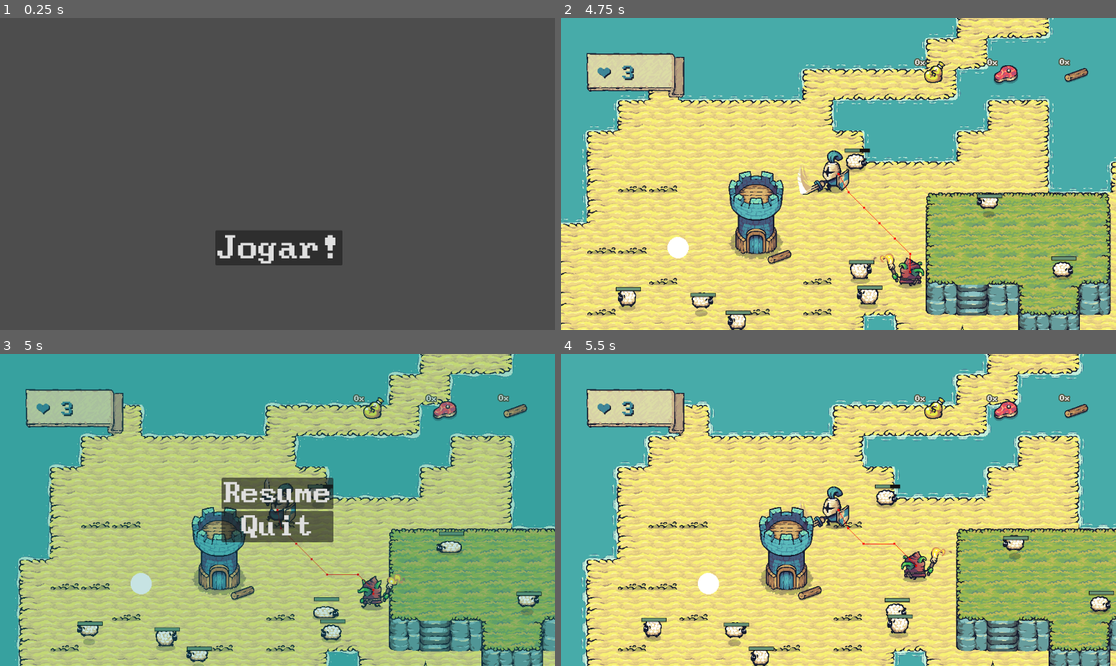
Above: before the commit, frames 1-4 (two rows, left to right).
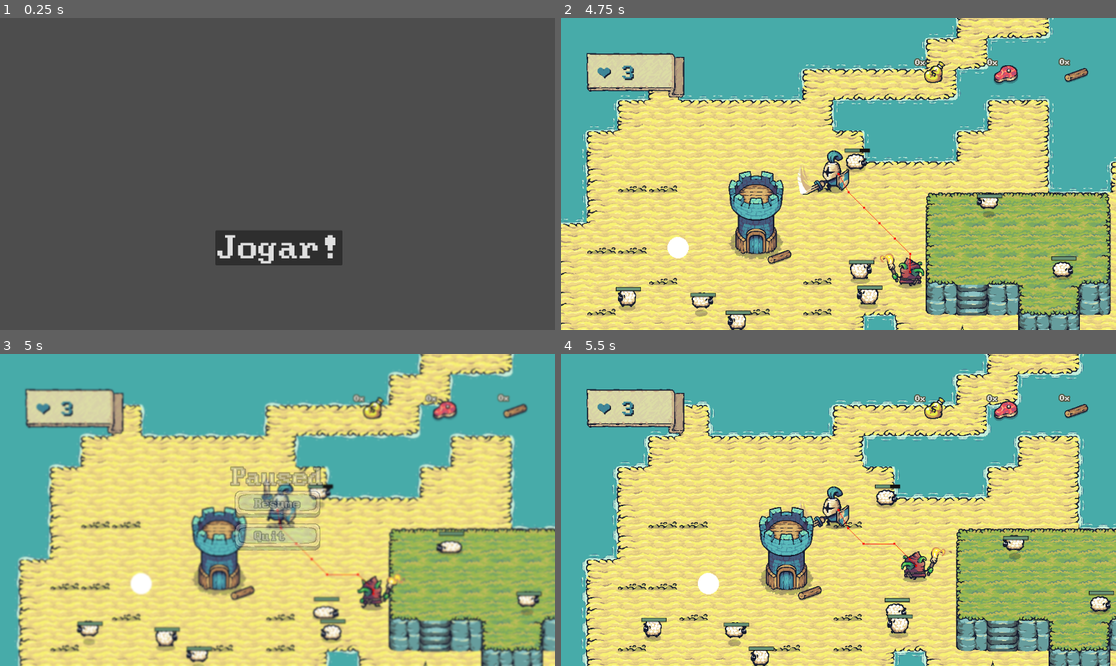
Above: after the commit, the same moments.

Repository: fenath/tower-guard
Game: Godot game, scene res://scenes/main_menu.tscn
Two runs of this game, one before a commit and one after it. Both use one fixed random seed, a clock stepped at 60 frames per second and the inputs below.
Inputs:
- Up to frame 1 (0.25 s): no input
- Up to frame 2 (4.75 s): click "Jogar!" at 0.5 s; hold Right (ui_right) 1.28-2.03 s; hold Z (attack) 1.28-2.03 s; hold Down (ui_down) 2.03-2.78 s; tap Z (attack) at 2.1, 3.6 s; hold Right (ui_right) 2.78-3.53 s; hold Z (attack) 2.78-3.53 s; hold Up (ui_up) 3.53-4.28 s; hold Left (ui_left) from 4.28 s (still down); hold Z (attack) from 4.28 s (still down)
- Up to frame 3 (5 s): keep holding Left (ui_left); keep holding Z (attack); tap Escape (ui_cancel) at 4.9 s
- Up to frame 4 (5.5 s): release Left (ui_left) at 5 s; release Z (attack) at 5 s; click "Resume" at 5 s

Frames 1-2 are identical in both runs. In frame 3, 64% of the frame differs, in the area x 2-100%, y 0-100%; in frame 4, nothing differs.

Commit message:
feat: add shader and animation to pause-menu

Diff:
--- a/scenes/menus/pause_menu.tscn
+++ b/scenes/menus/pause_menu.tscn
@@ -1,7 +1,113 @@
-[gd_scene load_steps=3 format=3 uid="uid://cxmx3j8krviw5"]
+[gd_scene load_steps=12 format=3 uid="uid://cxmx3j8krviw5"]
 
 [ext_resource type="Script" path="res://scripts/pause_menu.gd" id="1_f0pml"]
 [ext_resource type="FontFile" uid="uid://i2wscuyqlt4s" path="res://assets/Effects/Fire/BigBlueTerm437NerdFont-Regular.ttf" id="1_lrj8i"]
+[ext_resource type="Shader" path="res://shaders/pause_menu.gdshader" id="2_aq1oo"]
+[ext_resource type="Texture2D" uid="uid://djbp4vd1byr6b" path="res://assets/UI/Buttons/Button_Blue_3Slides.png" id="2_vsq2g"]
+[ext_resource type="Texture2D" uid="uid://dw2cwkdrfr4n4" path="res://assets/UI/Buttons/Button_Blue_3Slides_Pressed.png" id="3_h5qxf"]
+
+[sub_resource type="ShaderMaterial" id="ShaderMaterial_f0l1u"]
+shader = ExtResource("2_aq1oo")
+shader_parameter/amount = 0.0
+
+[sub_resource type="LabelSettings" id="LabelSettings_tl86b"]
+font = ExtResource("1_lrj8i")
+font_size = 48
+font_color = Color(1, 0.988235, 0.905882, 1)
+outline_size = 10
+outline_color = Color(0.0862745, 0.109804, 0.180392, 1)
+
+[sub_resource type="LabelSettings" id="LabelSettings_ghot5"]
+font = ExtResource("1_lrj8i")
+font_size = 24
+font_color = Color(1, 0.988235, 0.905882, 1)
+outline_size = 8
+outline_color = Color(0.0862745, 0.109804, 0.180392, 1)
+
+[sub_resource type="Animation" id="Animation_t1miy"]
+length = 0.001
+tracks/0/type = "value"
+tracks/0/imported = false
+tracks/0/enabled = true
+tracks/0/path = NodePath("ColorRect:material:shader_parameter/amount")
+tracks/0/interp = 1
+tracks/0/loop_wrap = true
+tracks/0/keys = {
+"times": PackedFloat32Array(0),
+"transitions": PackedFloat32Array(1),
+"update": 0,
+"values": [0.0]
+}
+tracks/1/type = "value"
+tracks/1/imported = false
+tracks/1/enabled = true
+tracks/1/path = NodePath("ColorRect:modulate")
+tracks/1/interp = 1
+tracks/1/loop_wrap = true
+tracks/1/keys = {
+"times": PackedFloat32Array(0),
+"transitions": PackedFloat32Array(1),
+"update": 0,
+"values": [Color(0.399428, 0.399428, 0.399428, 1)]
+}
+tracks/2/type = "value"
+tracks/2/imported = false
+tracks/2/enabled = true
+tracks/2/path = NodePath("MarginContainer:modulate")
+tracks/2/interp = 1
+tracks/2/loop_wrap = true
+tracks/2/keys = {
+"times": PackedFloat32Array(0),
+"transitions": PackedFloat32Array(1),
+"update": 0,
+"values": [Color(1, 1, 1, 1)]
+}
+
+[sub_resource type="Animation" id="Animation_hpptg"]
+resource_name = "blur"
+length = 0.2
+tracks/0/type = "value"
+tracks/0/imported = false
+tracks/0/enabled = true
+tracks/0/path = NodePath("ColorRect:material:shader_parameter/amount")
+tracks/0/interp = 1
+tracks/0/loop_wrap = true
+tracks/0/keys = {
+"times": PackedFloat32Array(0, 0.2),
+"transitions": PackedFloat32Array(1, 1),
+"update": 0,
+"values": [0.0, 3.0]
+}
+tracks/1/type = "value"
+tracks/1/imported = false
+tracks/1/enabled = true
+tracks/1/path = NodePath("ColorRect:modulate")
+tracks/1/interp = 1
+tracks/1/loop_wrap = true
+tracks/1/keys = {
+"times": PackedFloat32Array(0, 0.2),
+"transitions": PackedFloat32Array(1, 1),
+"update": 0,
+"values": [Color(1, 1, 1, 1), Color(0.399428, 0.399428, 0.399428, 1)]
+}
+tracks/2/type = "value"
+tracks/2/imported = false
+tracks/2/enabled = true
+tracks/2/path = NodePath("MarginContainer:modulate")
+tracks/2/interp = 1
+tracks/2/loop_wrap = true
+tracks/2/keys = {
+"times": PackedFloat32Array(0, 0.2),
+"transitions": PackedFloat32Array(1, 1),
+"update": 0,
+"values": [Color(1, 1, 1, 0), Color(1, 1, 1, 1)]
+}
+
+[sub_resource type="AnimationLibrary" id="AnimationLibrary_r5byg"]
+_data = {
+"RESET": SubResource("Animation_t1miy"),
+"blur": SubResource("Animation_hpptg")
+}
 
 [node name="PauseMenu" type="Control"]
 process_mode = 3
@@ -14,10 +120,12 @@
 script = ExtResource("1_f0pml")
 
 [node name="ColorRect" type="ColorRect" parent="."]
+modulate = Color(0.399428, 0.399428, 0.399428, 1)
+material = SubResource("ShaderMaterial_f0l1u")
 layout_mode = 0
 offset_right = 1206.0
 offset_bottom = 675.0
-color = Color(0, 0.490196, 0.490196, 0.219608)
+color = Color(0.130014, 0.108216, 0.128932, 1)
 
 [node name="MarginContainer" type="MarginContainer" parent="."]
 layout_mode = 1
@@ -36,17 +144,63 @@
 [node name="VBoxContainer" type="VBoxContainer" parent="MarginContainer"]
 layout_mode = 2
 
-[node name="ResumeButton" type="Button" parent="MarginContainer/VBoxContainer"]
-layout_mode = 2
-theme_override_fonts/font = ExtResource("1_lrj8i")
-theme_override_font_sizes/font_size = 56
-text = "Resume"
-
-[node name="QuitButton" type="Button" parent="MarginContainer/VBoxContainer"]
-layout_mode = 2
-theme_override_fonts/font = ExtResource("1_lrj8i")
-theme_override_font_sizes/font_size = 56
+[node name="Label" type="Label" parent="MarginContainer/VBoxContainer"]
+layout_mode = 2
+text = "Paused"
+label_settings = SubResource("LabelSettings_tl86b")
+horizontal_alignment = 1
+
+[node name="ResumeButton" type="TextureButton" parent="MarginContainer/VBoxContainer"]
+layout_mode = 2
+size_flags_horizontal = 4
+size_flags_vertical = 4
+texture_normal = ExtResource("2_vsq2g")
+texture_pressed = ExtResource("3_h5qxf")
+
+[node name="Label" type="Label" parent="MarginContainer/VBoxContainer/ResumeButton"]
+layout_mode = 1
+anchors_preset = 8
+anchor_left = 0.5
+anchor_top = 0.5
+anchor_right = 0.5
+anchor_bottom = 0.5
+offset_left = -48.0
+offset_top = -17.0
+offset_right = 48.0
+offset_bottom = 7.0
+grow_horizontal = 2
+grow_vertical = 2
+text = "Resume
+"
+label_settings = SubResource("LabelSettings_ghot5")
+
+[node name="QuitButton" type="TextureButton" parent="MarginContainer/VBoxContainer"]
+layout_mode = 2
+size_flags_horizontal = 4
+size_flags_vertical = 4
+texture_normal = ExtResource("2_vsq2g")
+texture_pressed = ExtResource("3_h5qxf")
+
+[node name="Label" type="Label" parent="MarginContainer/VBoxContainer/QuitButton"]
+layout_mode = 1
+anchors_preset = 8
+anchor_left = 0.5
+anchor_top = 0.5
+anchor_right = 0.5
+anchor_bottom = 0.5
+offset_left = -48.0
+offset_top = -17.0
+offset_right = 48.0
+offset_bottom = 7.0
+grow_horizontal = 2
+grow_vertical = 2
 text = "Quit"
+label_settings = SubResource("LabelSettings_ghot5")
+
+[node name="Animation" type="AnimationPlayer" parent="."]
+libraries = {
+"": SubResource("AnimationLibrary_r5byg")
+}
 
 [connection signal="pressed" from="MarginContainer/VBoxContainer/ResumeButton" to="." method="_on_resume_button_pressed"]
-[connection signal="pressed" from="MarginContainer/VBoxContainer/QuitButton" to="." method="_on_quit_button_pressed"]
+[connection signal="pressed" from="MarginContainer/VBoxContainer/QuitButton" to="." method="_on_resume_button_pressed"]
--- a/scripts/pause_menu.gd
+++ b/scripts/pause_menu.gd
@@ -1,4 +1,5 @@
 extends Control
+@onready var animation: AnimationPlayer = $Animation
 
 var _is_paused: bool = false:
 	set = set_paused
@@ -6,7 +7,14 @@
 func set_paused(new_pause: bool) -> void:
 	_is_paused = new_pause
 	get_tree().paused = _is_paused
-	visible = _is_paused
+	if _is_paused:
+		visible = _is_paused
+		animation.play('blur')
+	else:
+		animation.play_backwards('blur')
+		await animation.animation_finished
+		visible = _is_paused
+
 
 func _unhandled_input(event: InputEvent) -> void:
 	if event.is_action_pressed('ui_cancel'):
--- /dev/null
+++ b/shaders/pause_menu.gdshader
@@ -0,0 +1,14 @@
+shader_type canvas_item;
+
+uniform sampler2D screen_texture: hint_screen_texture, filter_linear_mipmap;
+uniform float amount: hint_range(0.0, 5.0);
+
+void fragment() {
+	vec4 color = textureLod(screen_texture, SCREEN_UV, amount);
+	COLOR = color;
+}
+
+//void light() {
+	// Called for every pixel for every light affecting the CanvasItem.
+	// Uncomment to replace the default light processing function with this one.
+//}
